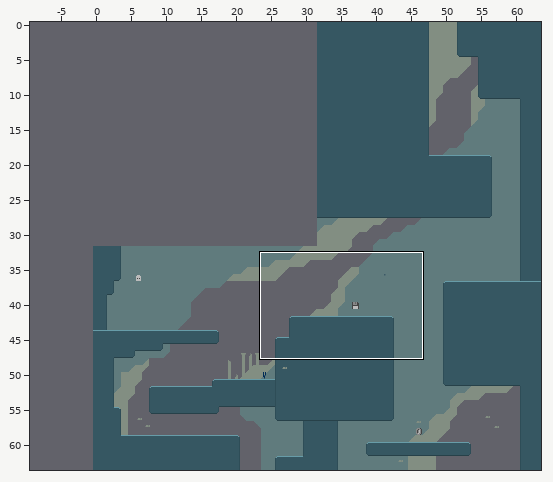
One commit to this Tiled map (JSON): tiled/maps/5-0.json. Above, an overview of the earlier version with the close-up marked.
Close-up. Before:
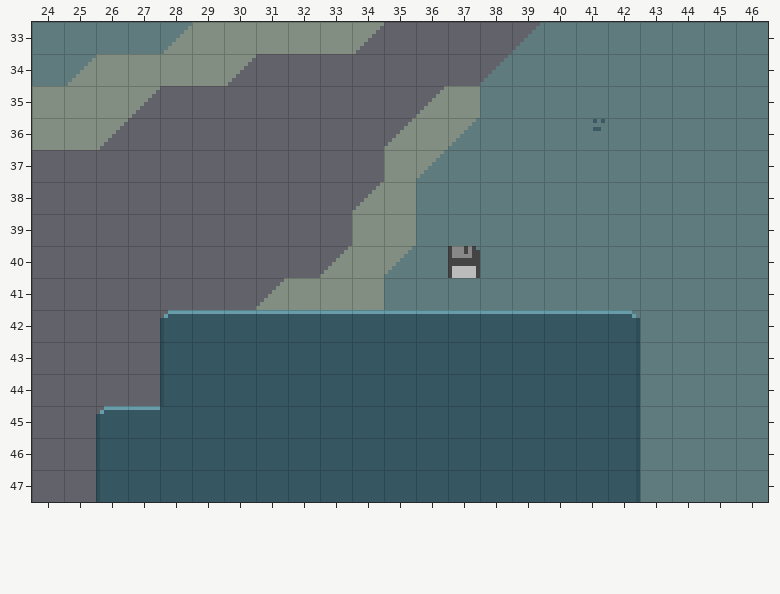
Cells are 8x8 px. Shown: x 24..46, y 33..47. The commit also changed other parts of the map, which this record leaves out.
And afterwards:
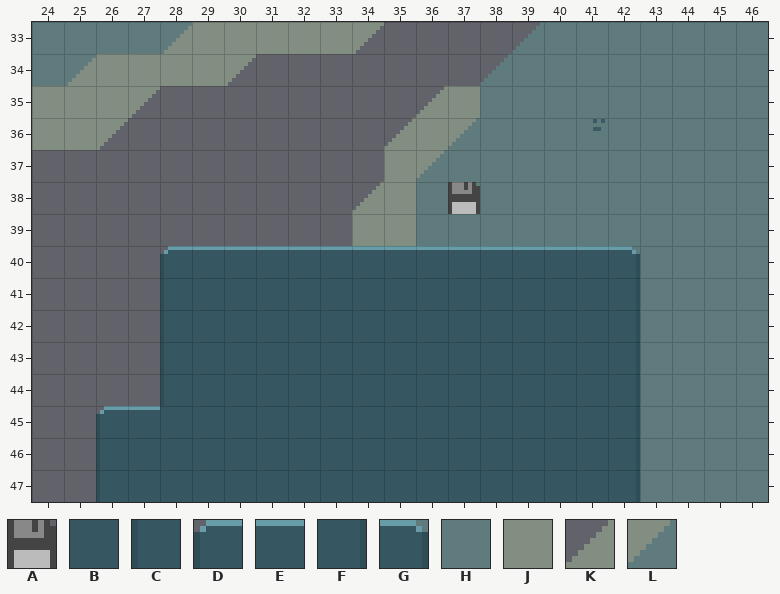
Key: from "objects": A 5; from "tileset": B 0, C 1, D 2, E 3, F 9, G 17, H 32, J 40, K 44, L 46.
_ is an empty cell.
Objects are placed by their top-left corner, in cells (3,4 is the top-left corner of cell 3,4); size is 1x1 cell unless given.
Changes in this commit:
Layer "main":
The edit turns tile E into tile B in row 42 at x 29 to 41.
The edit turns tile H into tile B in row 41 at x 35 to 41.
The edit turns tile J into tile B in row 41 at x 32 to 34.
The edit turns tile K into tile B in row 41 at x 31.
There is now tile B in row 41 at x 29 to 30.
The edit turns tile D into tile C in row 42 at x 28.
There is now tile C in row 41 at x 28.
There is now tile D in row 40 at x 28.
The edit turns tile H into tile E in row 40 at x 36 to 41.
The edit turns tile J into tile E in row 40 at x 34.
The edit turns tile K into tile E in row 40 at x 33.
The edit turns tile L into tile E in row 40 at x 35.
There is now tile E in row 40 at x 29 to 32.
The edit turns tile G into tile F in row 42 at x 42.
The edit turns tile H into tile F in row 41 at x 42.
The edit turns tile H into tile G in row 40 at x 42.
Layer "objects":
Object A at 37,40 becomes A at 37,38.
